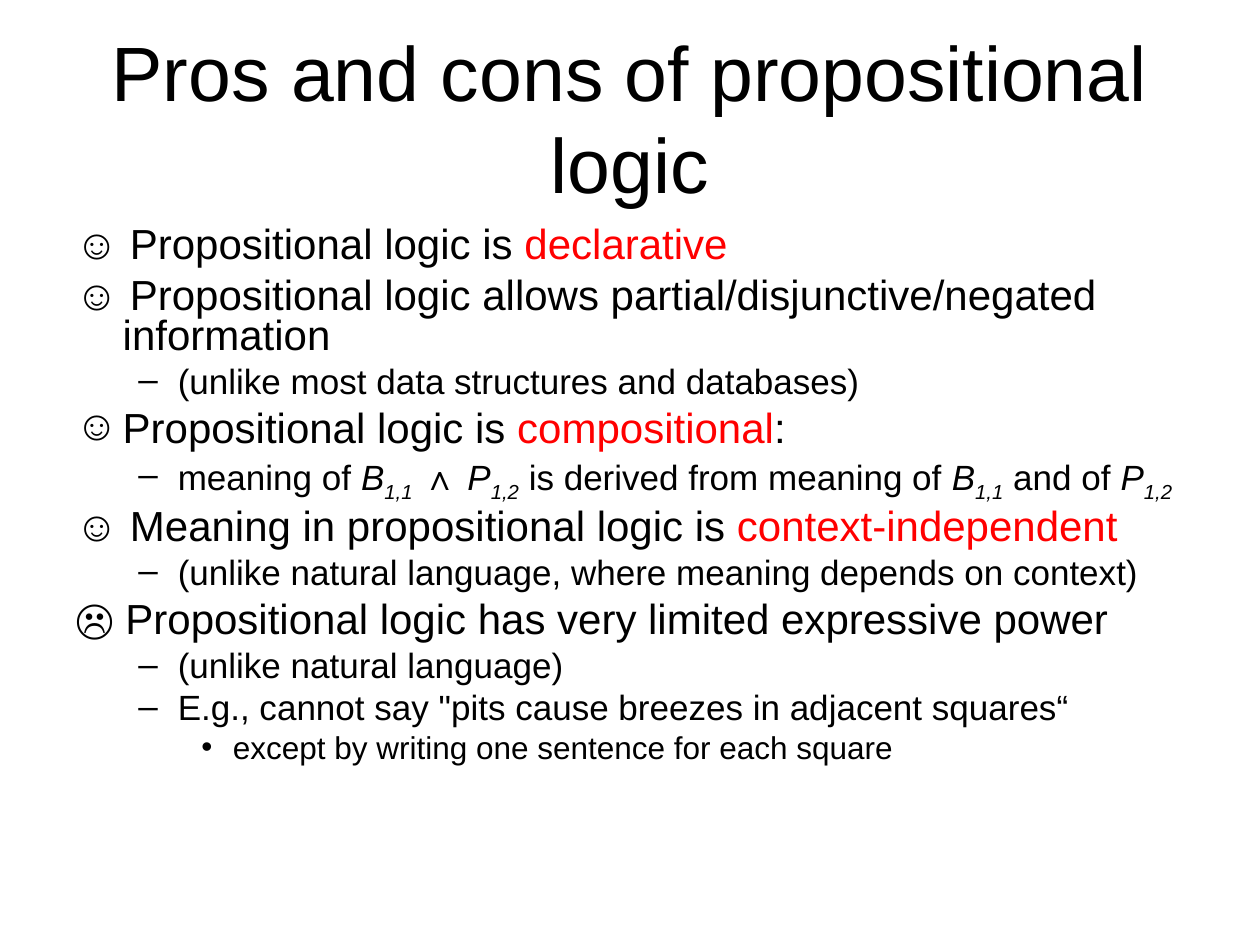
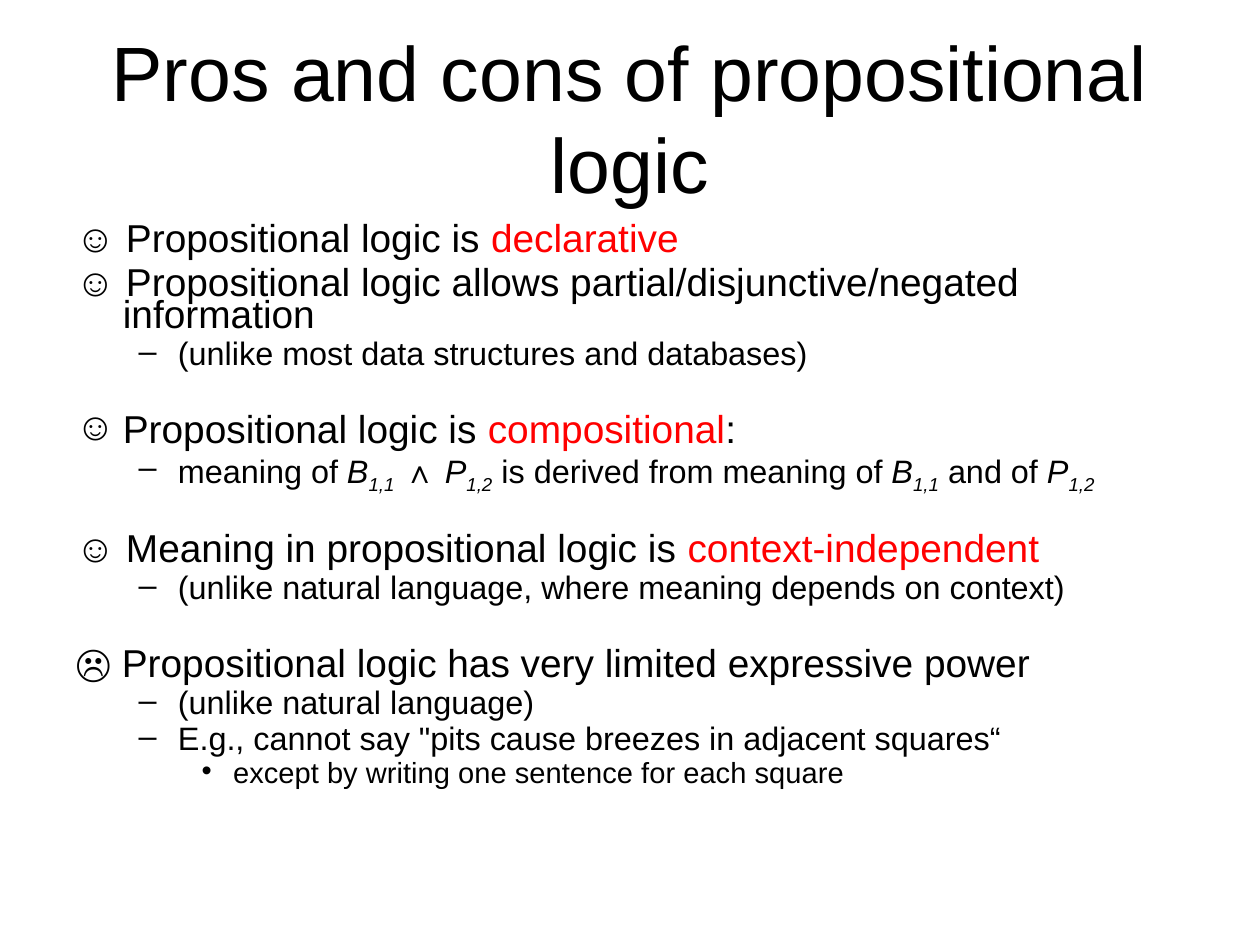
Before and after one commit to Rafi-afridi/Artificial_intelligence, a slide deck: slide 3 of Book slides/m8-fol.ppt. Drawn at 1260x945 pixels with LibreOffice and Linux fonts; fonts in the diff are those of the drawing. Boxes give left, top, right and bottom in pixels: in the first picture for what was removed or moved away, otherwise in the second. Text is boxed around its words. In the diff, an @@ line names an element or a change of style, - is before the commit and + after.

```diff
--- a/Book slides/m8-fol.ppt
+++ b/Book slides/m8-fol.ppt
@@ text "☺ Propositional logic is declarative" at box(122, 224, 1095, 788): size 24 to 22.2 pt in "☺ Propositional logic is declarative", "☺ Propositional logic allows partial/disjunctive/negated inf ...", "Propositional logic is compositional:", "☺ Meaning in propositional logic is context-independent" and 1 more places; size 20 to 18.5 pt in "(unlike most data structures and databases)", "meaning of B1,1 ∧ P1,2 is derived ...", "(unlike natural language, where meaning depends on ...", "(unlike natural language)" and 1 more places; size 18 to 16.6 pt in "except by writing one sentence for each ..."; line spacing 0.8 to 0.7 @@
```
Also in this commit, not shown: 2 other slides changed, 5 other files.
